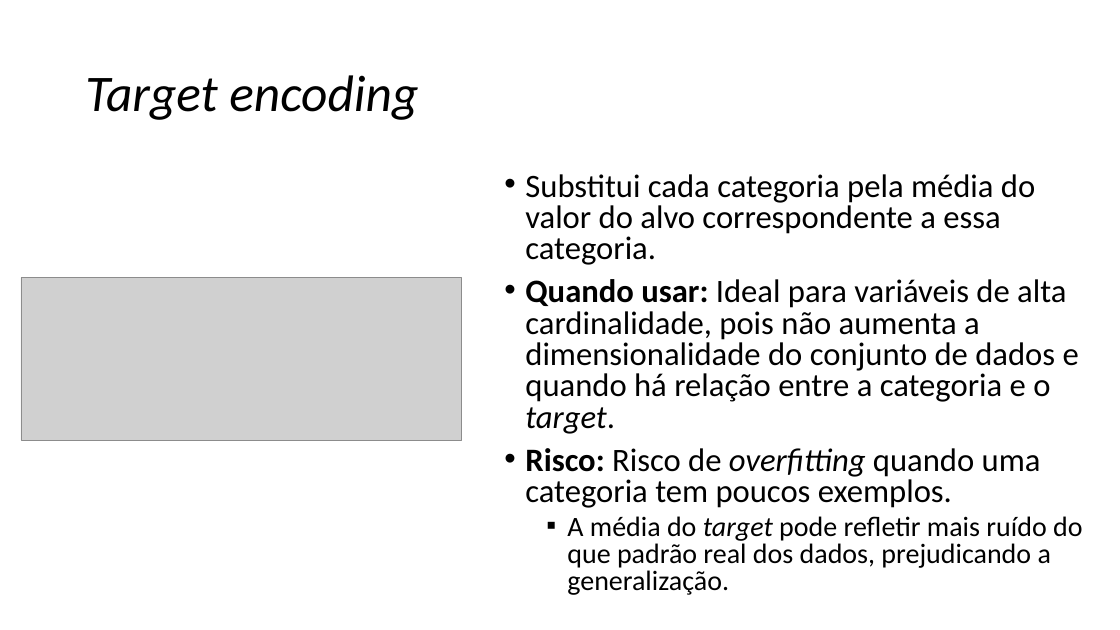
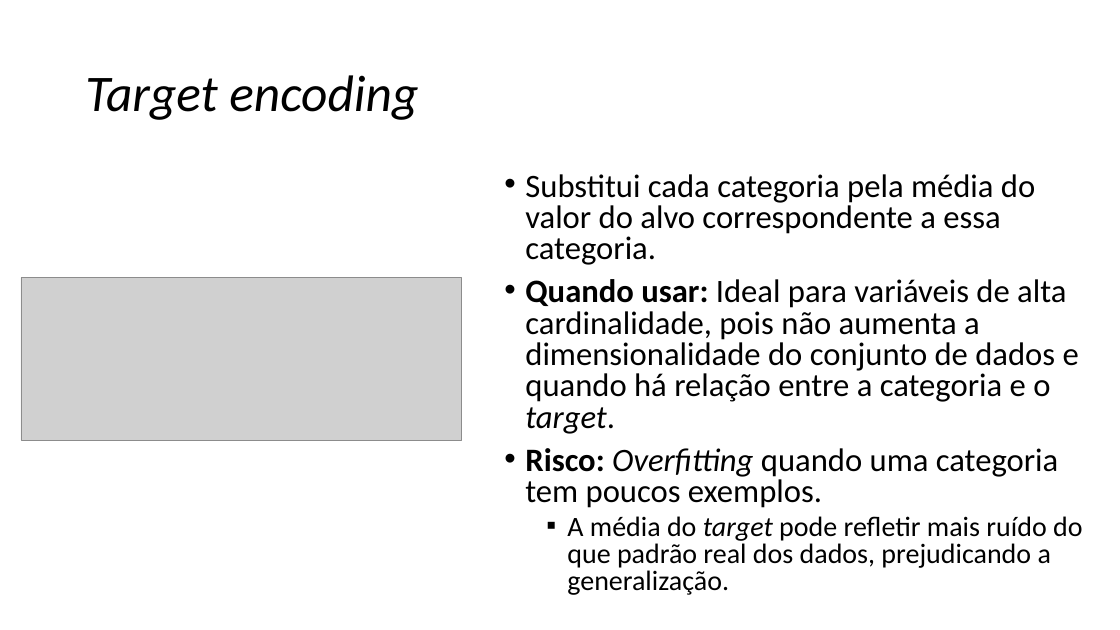
Before and after one commit to zz4fap/c24_inteligencia_artificial, a slide deck: slide 21 of slides/C24_Transformações.pptx (slide 22 before the commit). Drawn at 1120x630 pixels with LibreOffice and Linux fonts; fonts in the diff are those of the drawing; grey boxes stand for pictures. Boxes give left, top, right and bottom in pixels: in the first picture for what was removed or moved away, otherwise in the second. Text is boxed around its words. In the diff, an @@ line names an element or a change of style, - is before the commit and + after.

```diff
--- a/slides/C24_Transformações.pptx
+++ b/slides/C24_Transformações.pptx
@@ text at <box>525,448,1058,508</box>: text changed @@
-• Risco: Risco de overfitting quando uma categoria tem poucos exemplos.
+• Risco: Overfitting quando uma categoria tem poucos exemplos.
```
Also in this commit, not shown: 3 other slides changed, 1 slide added.
